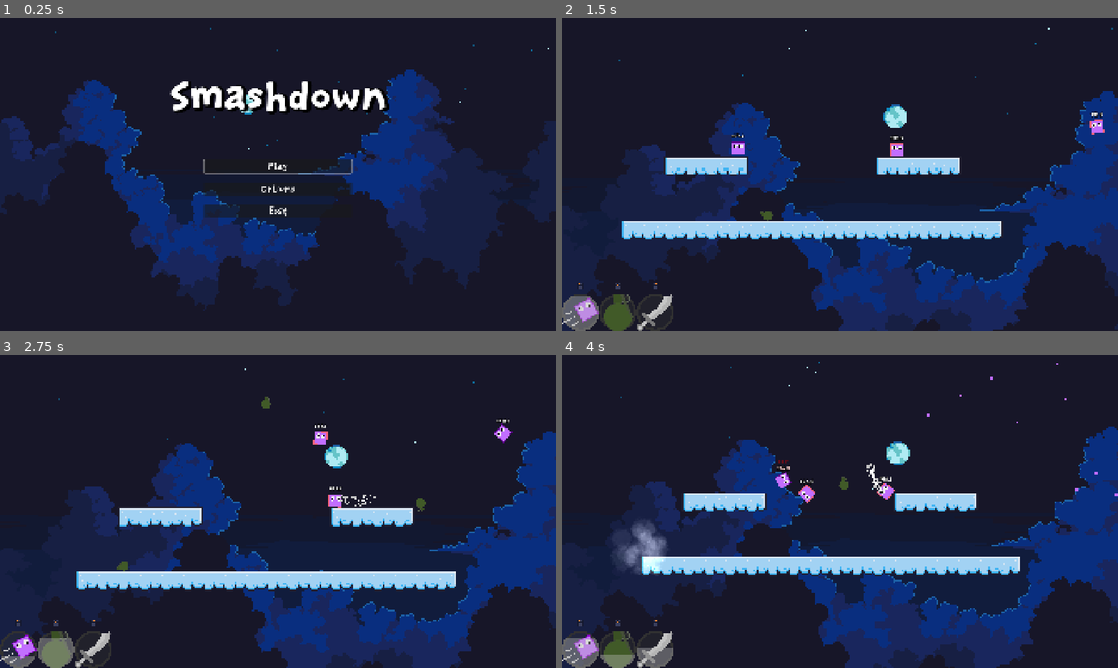
Above: before the commit, frames 1-4 (two rows, left to right).
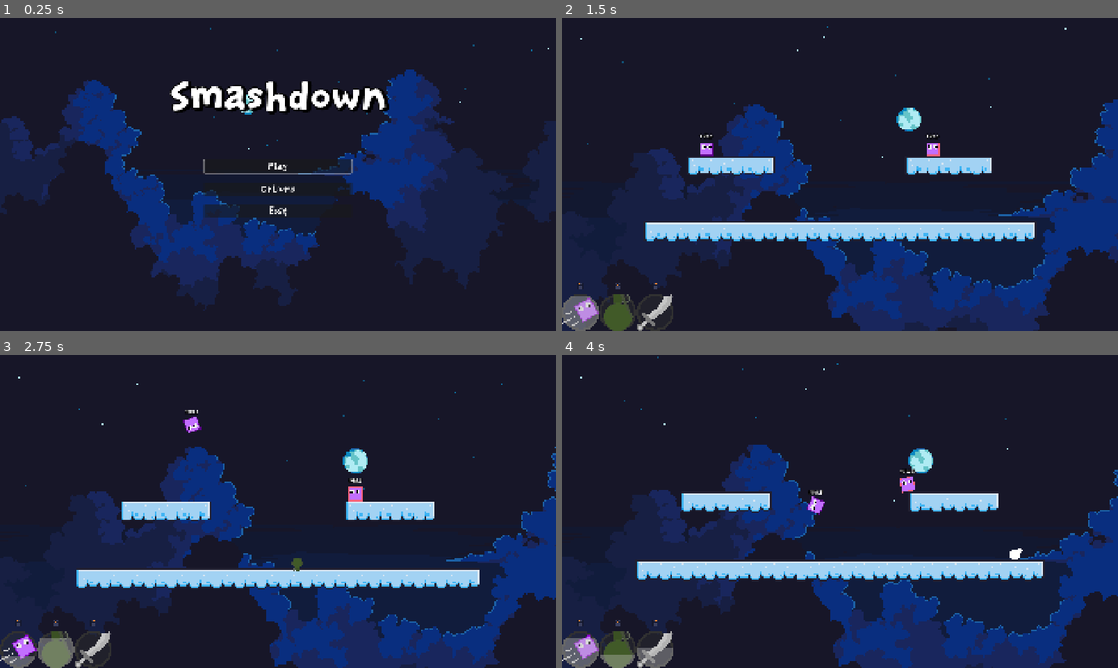
Above: after the commit, the same moments.

Repository: BoppleOpple/beat-the-clock
Game: Godot game, scene res://ui/main_menu/main_menu.tscn
Same seed, same stepped clock (60 frames per second), same inputs: the game is played once before the commit and once after it.
Inputs (mouse positions are in pixels of both pictures, inside the frame that each line leads up to):
- Up to frame 1 (0.25 s): no input
- Up to frame 2 (1.5 s): click "Play" at 0.5 s; move the mouse to (728, 149) at 1.27 s; hold D (gameplay_right) from 1.28 s (still down); click (728, 149) at 1.35 s
- Up to frame 3 (2.75 s): tap Space (gameplay_jump) at 1.52, 2.27 s; move the mouse to (311, 489) at 2.02 s; release D (gameplay_right) at 2.03 s; hold S (gameplay_down) from 2.03 s (still down); tap Middle mouse button (gameplay_ability_middle) at 2.1 s; click (311, 489) at 2.17 s
- Up to frame 4 (4 s): move the mouse to (878, 439) at 2.77 s; release S (gameplay_down) at 2.78 s; hold D (gameplay_right) 2.78-3.53 s; right-click (878, 439) at 2.85 s; click (878, 439) at 2.92 s; move the mouse to (812, 574) at 3.52 s; hold W (gameplay_up) from 3.53 s (still down); click (812, 574) at 3.6 s; tap Space (gameplay_jump) at 3.77 s

The runs differ from the first frame. In frame 1, 0.2% of the frame differs, in the area x 30-69%, y 20-30%; in frame 2, 18%; in frame 3, 19%; in frame 4, 23%, in the area x 3-100%, y 0-100%.

Commit message:
Victory Scene
- Doesn't actually show victory

Diff:
--- a/actors/actor_base.gd
+++ b/actors/actor_base.gd
@@ -42,6 +42,13 @@
 const KILL_TIME_MOD: float = 30.0
 
 const KILL_EXPIRATION_TIME: float = 2.5
+
+const jump_sfx = preload("res://assets/audio/abilities/jump.mp3")
+const dash_sfx = preload("res://assets/audio/abilities/dash.mp3")
+const sword_sfx = preload("res://assets/audio/abilities/sword.mp3")
+const parry_sfx = preload("res://assets/audio/abilities/parry.mp3")
+const throw_sfx = preload("res://assets/audio/abilities/throw.mp3")
+const death_sfx = preload("res://assets/audio/entity/death.mp3")
 
 ###########
 # CLASSES #
@@ -77,12 +84,6 @@
 var should_free: bool = false
 
 @onready var ability_player: AudioStreamPlayer = $SFXPlayer
-var jump_sfx = preload("res://assets/audio/abilities/jump.mp3")
-var dash_sfx = preload("res://assets/audio/abilities/dash.mp3")
-var sword_sfx = preload("res://assets/audio/abilities/sword.mp3")
-var parry_sfx = preload("res://assets/audio/abilities/parry.mp3")
-var throw_sfx = preload("res://assets/audio/abilities/throw.mp3")
-var death_sfx = preload("res://assets/audio/entity/death.mp3")
 
 var motion_cause: ActorBase = self
 
@@ -314,6 +315,7 @@
 	self.sleeping = true
 	self.should_free = true
 	$Visual.visible = false
+	emit_signal("death", self)
 
 func _handle_mod_timer(time: float) -> float:
 	var label = Label.new()
@@ -421,3 +423,5 @@
 signal throw_grenade(player: ActorBase, position: Vector2, velocity: Vector2)
 
 signal respawn(actor: ActorBase)
+
+signal death(actor: ActorBase)
--- a/assets/fonts/Title.tres
+++ b/assets/fonts/Title.tres
@@ -5,6 +5,8 @@
 [resource]
 font = ExtResource("1_7r5g8")
 font_size = 128
+outline_size = 16
+outline_color = Color(0, 0, 0, 1)
 shadow_size = 24
 shadow_color = Color(0, 0, 0, 1)
 shadow_offset = Vector2(8, 4)
--- a/main.tscn
+++ b/main.tscn
@@ -7,6 +7,7 @@
 [ext_resource type="PackedScene" uid="uid://grjdako5rpsp" path="res://ui/pause/pause.tscn" id="5_lquwl"]
 [ext_resource type="PackedScene" uid="uid://chg4k3ky170cu" path="res://actors/enemies/melee/enemy_melee.tscn" id="6_7mycd"]
 [ext_resource type="PackedScene" uid="uid://b8iqpqvc0oocq" path="res://actors/enemies/bomber/enemy_bomber.tscn" id="7_272bh"]
+[ext_resource type="PackedScene" uid="uid://ncm7jouu3x60" path="res://ui/game_over/game_over.tscn" id="7_272bh"]
 
 [node name="Main" type="Node" unique_id=303326613]
 script = ExtResource("1_1bvp3")
@@ -36,3 +37,7 @@
 position = Vector2(-317, -186)
 
 [node name="EnemyBomber" parent="." unique_id=920122439 instance=ExtResource("7_272bh")]
+
+[node name="GameOver" parent="." unique_id=1807783136 instance=ExtResource("7_272bh")]
+
+[connection signal="death" from="Player" to="GameOver" method="_on_player_death"]
--- /dev/null
+++ b/ui/game_over/game_over.gd
@@ -0,0 +1,31 @@
+extends Control
+
+# Called when the node enters the scene tree for the first time.
+func _ready() -> void:
+	$UI/Modulate.hide()
+	$UI/Modulate.modulate.a = 0.0
+	$UI/Modulate/MenuButtons/Restart.grab_focus()
+
+func _on_restart_pressed() -> void:
+	Engine.time_scale = 1.0
+	get_tree().paused = false
+	get_tree().reload_current_scene()
+
+
+func _on_main_menu_pressed() -> void:
+	Engine.time_scale = 1.0
+	get_tree().change_scene_to_file("res://ui/main_menu/main_menu.tscn")
+
+func _on_player_death(actor: ActorBase) -> void:
+	$UI/Modulate.show()
+	$UI/Modulate.modulate.a = 0.0
+	var tween = create_tween()
+	tween.set_parallel(true)
+	tween.tween_property($UI/Modulate, "modulate:a", 1.0, 1.0)
+	tween.tween_property(Engine, "time_scale", 0.01, 1.0)
+	if actor is Player:
+		$UI/Modulate/Title.text = "Game Over"
+		$UI/Modulate/Title.add_theme_color_override("font_color", Color.INDIAN_RED)
+	else:
+		$UI/Modulate/Title.text = "Victory!"
+		$UI/Modulate/Title.add_theme_color_override("font_color", Color.LIME_GREEN)
--- /dev/null
+++ b/ui/game_over/game_over.tscn
@@ -0,0 +1,87 @@
+[gd_scene format=3 uid="uid://ncm7jouu3x60"]
+
+[ext_resource type="Script" uid="uid://qrau7i6bxpsy" path="res://ui/game_over/game_over.gd" id="1_6lpyu"]
+[ext_resource type="FontFile" uid="uid://dko5067st2fe4" path="res://assets/fonts/Baksoap.otf" id="4_02joq"]
+
+[sub_resource type="LabelSettings" id="LabelSettings_0hcq4"]
+font = ExtResource("4_02joq")
+font_size = 128
+font_color = Color(1, 0.40392157, 0.40392157, 1)
+outline_size = 16
+outline_color = Color(0, 0, 0, 1)
+shadow_size = 24
+shadow_color = Color(0.1584723, 0.15847233, 0.1584723, 1)
+shadow_offset = Vector2(8, 4)
+
+[sub_resource type="Theme" id="Theme_t7e0r"]
+default_font = ExtResource("4_02joq")
+default_font_size = 32
+
+[node name="GameOver" type="Control" unique_id=1807783136]
+layout_mode = 3
+anchors_preset = 15
+anchor_right = 1.0
+anchor_bottom = 1.0
+grow_horizontal = 2
+grow_vertical = 2
+script = ExtResource("1_6lpyu")
+
+[node name="UI" type="CanvasLayer" parent="." unique_id=1645463473]
+
+[node name="Modulate" type="Control" parent="UI" unique_id=793868041]
+layout_mode = 3
+anchors_preset = 0
+offset_right = 40.0
+offset_bottom = 40.0
+
+[node name="Title" type="Label" parent="UI/Modulate" unique_id=1182515593]
+layout_mode = 1
+anchors_preset = 8
+anchor_left = 0.5
+anchor_top = 0.5
+anchor_right = 0.5
+anchor_bottom = 0.5
+offset_left = 594.5
+offset_top = 446.0
+offset_right = 1285.5
+offset_bottom = 594.0
+grow_horizontal = 2
+grow_vertical = 2
+offset_transform_enabled = true
+offset_transform_position = Vector2(0, -100)
+text = "Game Over"
+label_settings = SubResource("LabelSettings_0hcq4")
+
+[node name="MenuButtons" type="VSplitContainer" parent="UI/Modulate" unique_id=1733872931]
+layout_mode = 1
+anchors_preset = 8
+anchor_left = 0.5
+anchor_top = 0.5
+anchor_right = 0.5
+anchor_bottom = 0.5
+offset_left = 684.0
+offset_top = 560.0
+offset_right = 1196.0
+offset_bottom = 680.0
+grow_horizontal = 2
+grow_vertical = 2
+size_flags_horizontal = 4
+size_flags_vertical = 4
+theme = SubResource("Theme_t7e0r")
+theme_override_constants/separation = 12
+split_offsets = PackedInt32Array(46)
+dragging_enabled = false
+split_offset = 46
+
+[node name="Restart" type="Button" parent="UI/Modulate/MenuButtons" unique_id=1282584945]
+custom_maximum_size = Vector2(-1, 46)
+layout_mode = 2
+text = "Restart"
+
+[node name="MainMenu" type="Button" parent="UI/Modulate/MenuButtons" unique_id=1104439788]
+custom_maximum_size = Vector2(-1, 46)
+layout_mode = 2
+text = "Main Menu"
+
+[connection signal="pressed" from="UI/Modulate/MenuButtons/Restart" to="." method="_on_restart_pressed"]
+[connection signal="pressed" from="UI/Modulate/MenuButtons/MainMenu" to="." method="_on_main_menu_pressed"]
Not shown, added: ui/game_over/game_over.gd.uid
